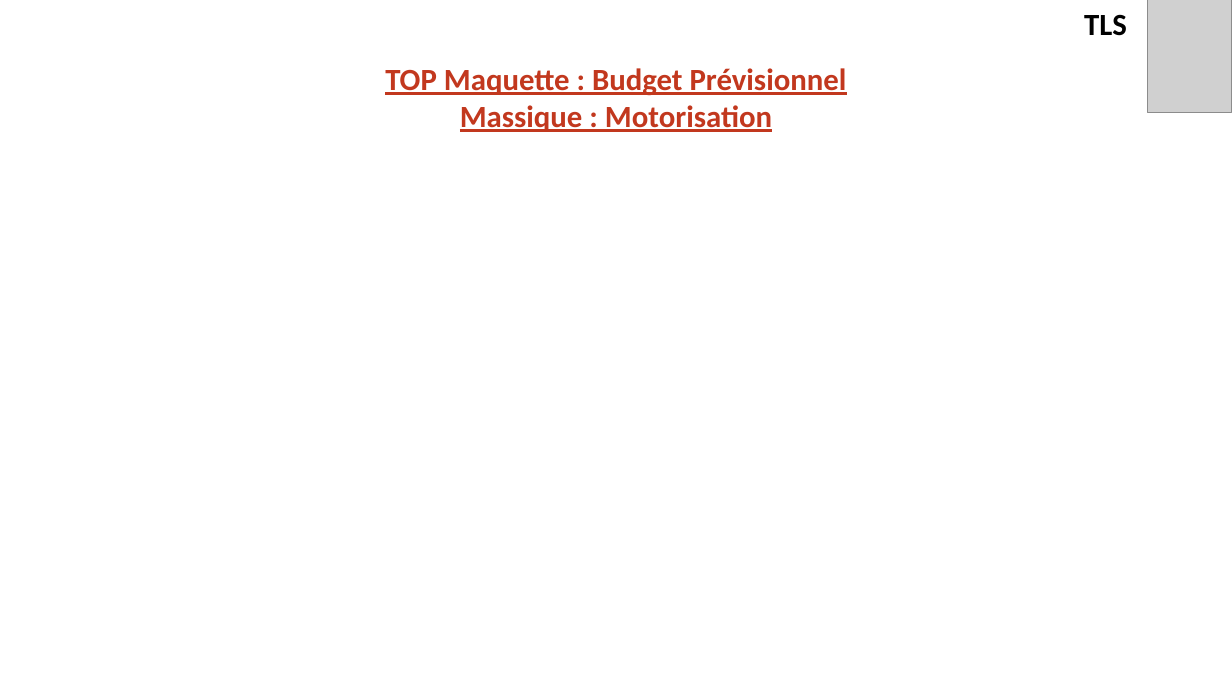
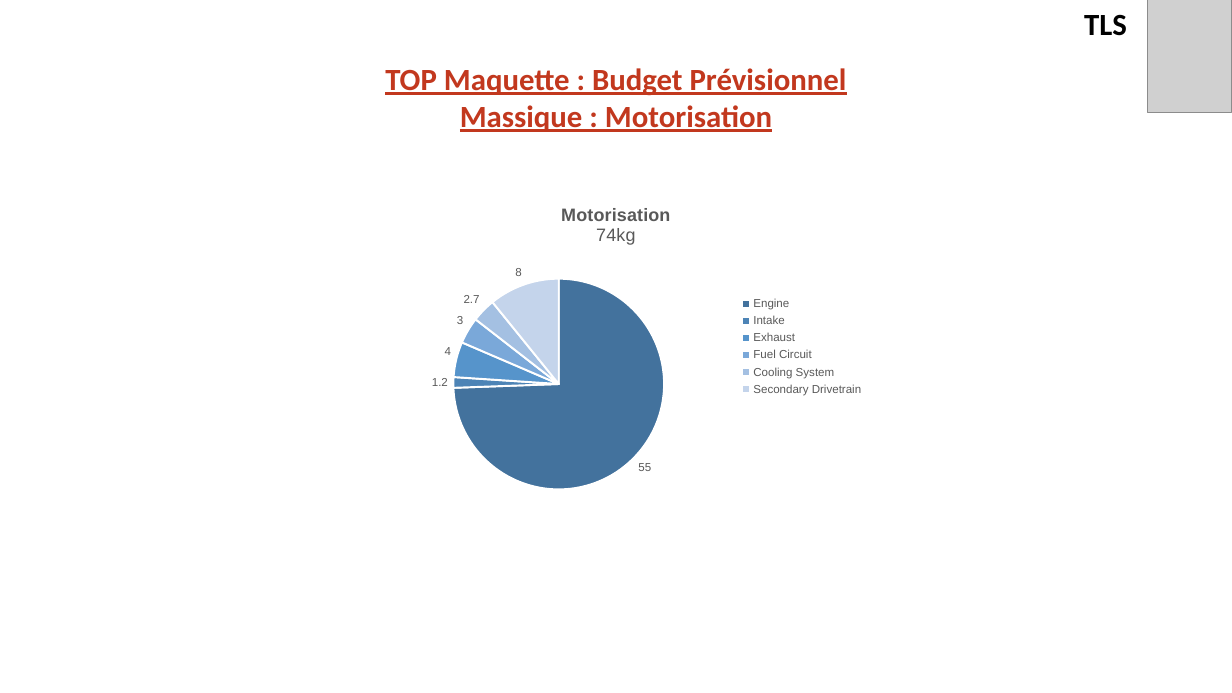
Before and after one commit to EOSCogniton/STUF-2020, a slide deck: slide 11 of AB_TOPs/02_Top_Maquette/Top_Maquette_V2.0.pptx. Drawn at 1232x693 pixels with LibreOffice and Linux fonts; fonts in the diff are those of the drawing; grey boxes stand for pictures; background and template pictures are left out. Boxes give left, top, right and bottom in pixels: in the first picture for what was removed or moved away, otherwise in the second. Text is boxed around its words. In the diff, an @@ line names an element or a change of style, - is before the commit and + after.

```diff
--- a/AB_TOPs/02_Top_Maquette/Top_Maquette_V2.0.pptx
+++ b/AB_TOPs/02_Top_Maquette/Top_Maquette_V2.0.pptx
@@ pie chart added at (360, 189, 873, 504) @@
+title "Motorisation 74kg "
+categories: Engine, Intake, Exhaust, Fuel Circuit, Cooling System, Secondary Drivetrain
+Series 1: 55, 1.2, 4, 3, 2.7, 8
```
Also in this commit, not shown: 5 other slides changed, 1 slide added, 1 other file.
